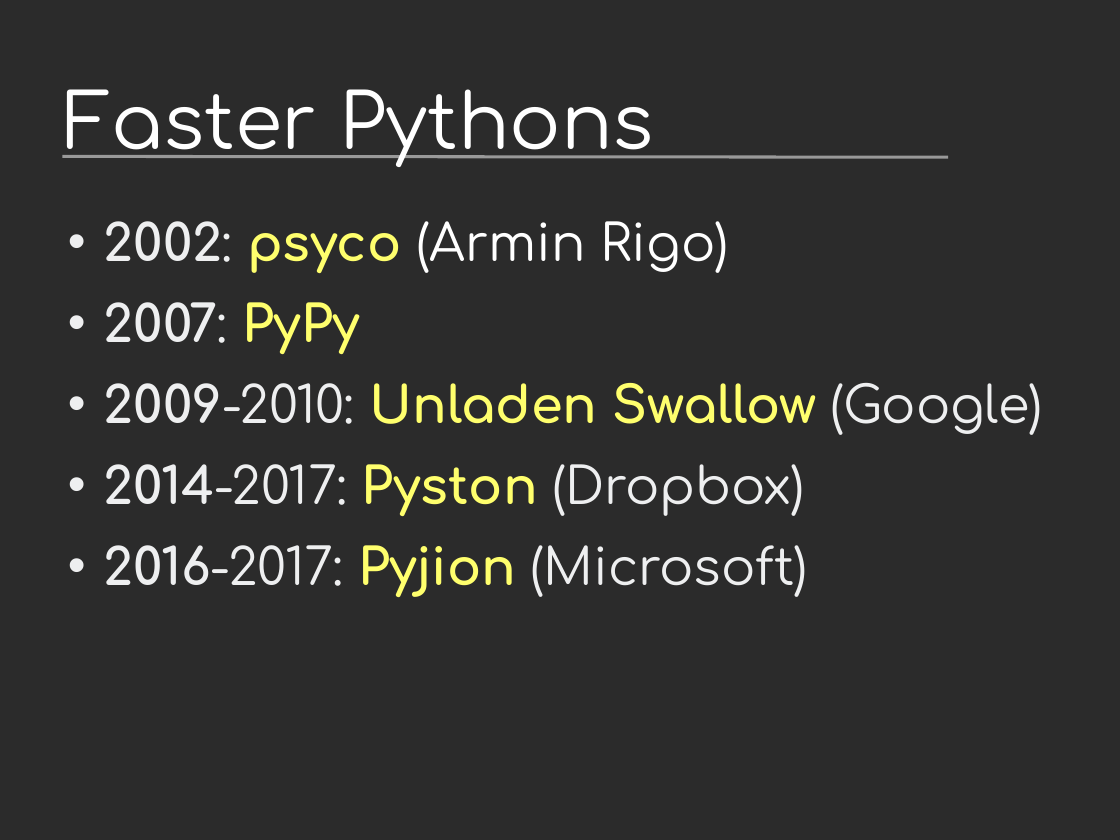
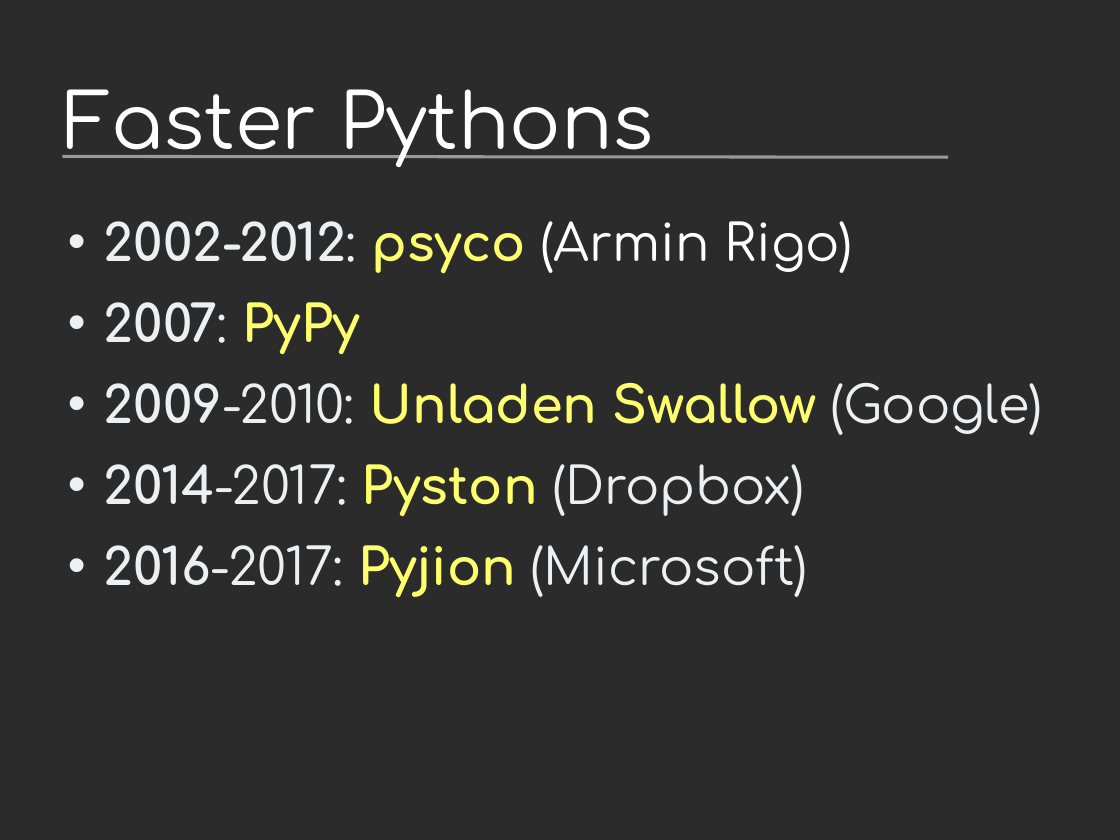
Before and after one commit to vstinner/talks, a slide deck: slide 4 of 2019-EuroPython/python_performance.odp (slide 5 before the commit). Drawn at 1120x840 pixels with LibreOffice and Linux fonts; fonts in the diff are those of the drawing; background and template pictures are left out; a plain dark background stands for a picture behind light text. Boxes give left, top, right and bottom in pixels: in the first picture for what was removed or moved away, otherwise in the second. Text is boxed around its words. In the diff, an @@ line names an element or a change of style, - is before the commit and + after.

Commit message:
EuroPython

```diff
--- a/2019-EuroPython/python_performance.odp
+++ b/2019-EuroPython/python_performance.odp
@@ text at (104, 221, 853, 273): text changed; bold on @@
-• 2002: psyco (Armin Rigo)
+• 2002-2012: psyco (Armin Rigo)
```
Also in this commit, not shown: 12 other slides changed, 7 slides added, 2 slides removed.
